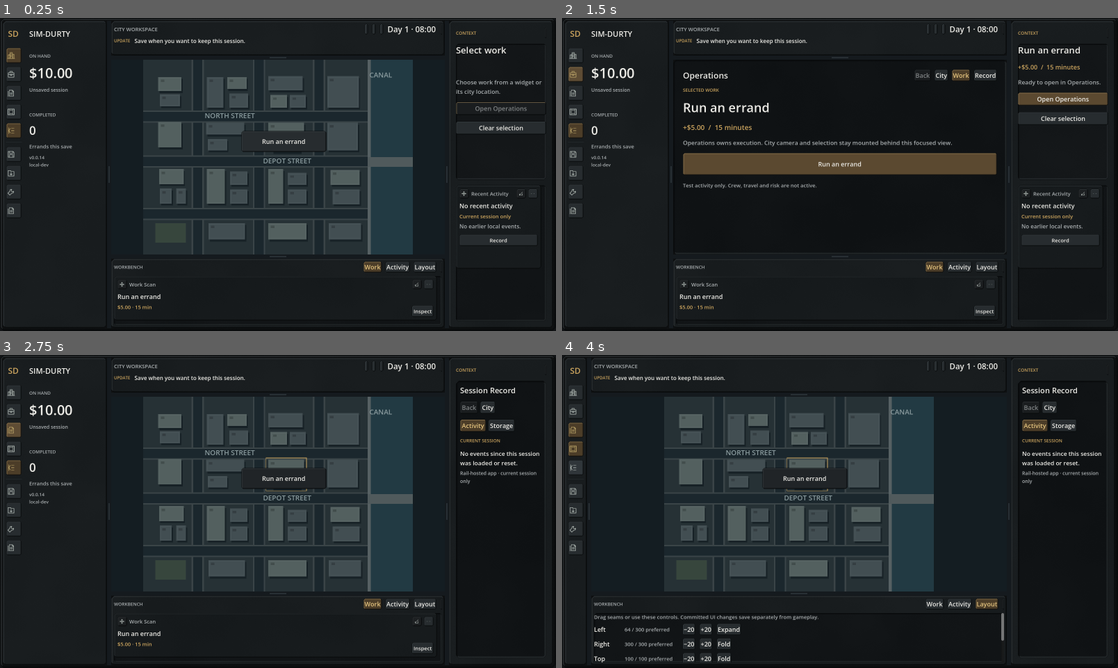
Above: before the commit, frames 1-4 (two rows, left to right).
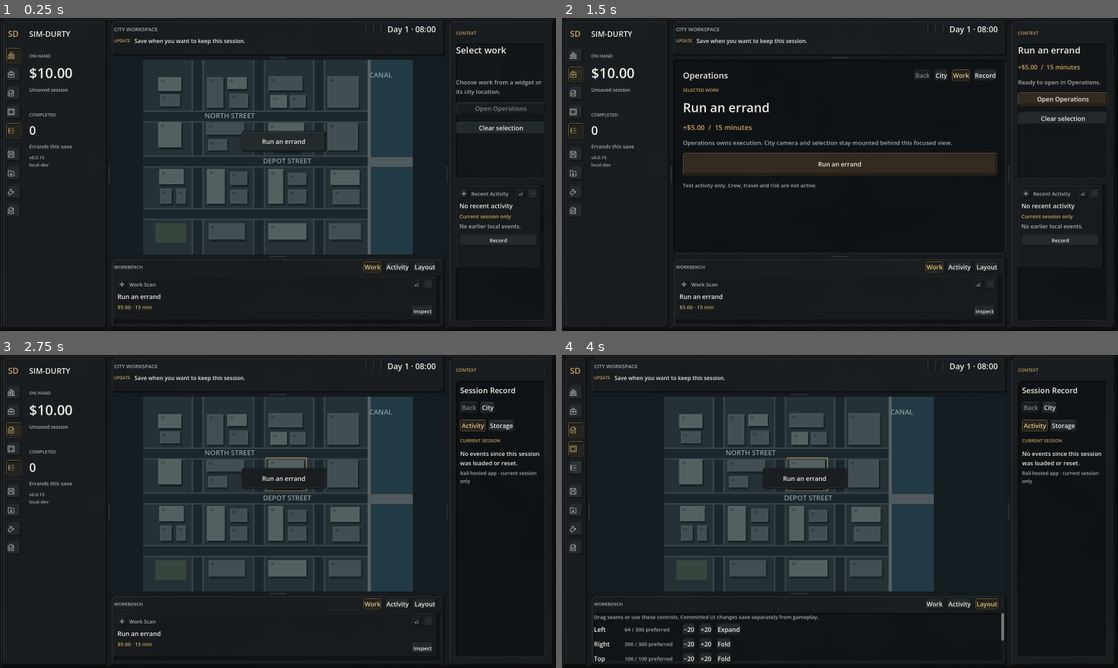
Above: after the commit, the same moments.

Repository: hobokingyt-sketch/SIM-DURTY
Game: Godot game, scene res://game/app/main.tscn
Same seed, same stepped clock (60 frames per second), same inputs: the game is played once before the commit and once after it.
Inputs (mouse positions are in pixels of both pictures, inside the frame that each line leads up to):
- Up to frame 1 (0.25 s): no input
- Up to frame 2 (1.5 s): click (573, 55) at 0.52 s; click (573, 74) at 1.25 s
- Up to frame 3 (2.75 s): click (11, 430) at 2.02 s
- Up to frame 4 (4 s): click (573, 448) at 2.77 s; click (573, 467) at 3.52 s

The runs differ from the first frame. In frame 1, 0.4% of the frame differs, in the area x 1-98%, y 2-93%; in frame 2, 5.1%, in the area x 1-99%, y 2-93%; in frame 3, 0.6%; in frame 4, 0.6%.

Commit message:
6D-R3: button and control craft
Deliver v0.0.15 visual refinement R3 with UI structure and control geometry locked: existing controls now use dark housings plus inset faces, normal states rise subtly, pressed/selected states seat inward, selected tabs/launcher plates keep dark faces with restrained brass structural edges, and primary actions use dark bronze faces instead of broad solid-brass fills.

Verified source c7f65fb5f87180a2b2295832baad4d1c08023c0a: Godot Health 35724643341, Skeleton Acceptance 35724643335 and Windows Preview 35724643339 passed. 695 core checks, zero failures, including every existing widget/workspace contract. Verified Windows archive SHA-256 ef689dee83d832b7278d23fa88c7c82c5fe214bfc7053b2aab3966479117d8f9.

No new UI structure, gameplay, save migration, engine upgrade, addon, Autoload or workflow. Next: R4 unified visual calibration.

Diff:
--- a/game/app/main.gd
+++ b/game/app/main.gd
@@ -78,7 +78,7 @@
 		view.show_status("Saved slot is missing. A previous save is available in the right rail.", true)
 	else:
 		view.show_status("Save when you want to keep this session.")
-	print("[SIM-DURTY] Visual R2 border craft boot OK | build=%s" % BuildInfo.build_id())
+	print("[SIM-DURTY] Visual R3 control craft boot OK | build=%s" % BuildInfo.build_id())
 	print(debug_report())
 	if not app_mode.is_empty():
 		var app_probe_script: Script = load("res://game/devtools/app_probe.gd") as Script
@@ -189,7 +189,7 @@
 	var state: Dictionary = session.snapshot()
 	var spine: Dictionary = session.spine_snapshot()
 	return DebugReport.compose({
-		"milestone": "6D-R2 Border and shape craft", "save_schema": SkeletonSave.SCHEMA_VERSION,
+		"milestone": "6D-R3 Button and control craft", "save_schema": SkeletonSave.SCHEMA_VERSION,
 		"simulation_seed": spine["rng"]["seed"], "simulation_tick": spine["tick"],
 		"clock_mode": "command-driven; one tick = one minute",
 		"next_command": spine["next_command"], "next_event_id": spine["next_id"],
--- a/game/ui/os/os_tokens.gd
+++ b/game/ui/os/os_tokens.gd
@@ -47,17 +47,21 @@
 		"accent_light": ACCENT.lightened(0.16),
 		"accent_text": Color("e4c47f"),
 		"well": WELL,
-		"raised": RAISED,
-		"raised_hover": RAISED_HOVER,
-		"raised_pressed": RAISED_PRESSED,
 		"disabled": DISABLED,
-		"selected": ACCENT_RECESS.darkened(0.16),
-		"selected_hover": ACCENT_RECESS.lightened(0.02),
-		"primary": ACCENT_RECESS,
-		"primary_hover": ACCENT_RECESS.lightened(0.08),
-		"primary_pressed": ACCENT_RECESS.darkened(0.13),
-		"handle": WELL.lightened(0.035),
-		"handle_hover": RAISED,
+		"control_housing": Color("121517"),
+		"control_face": Color("24292c"),
+		"control_face_hover": Color("2b3134"),
+		"control_face_pressed": Color("1a1e20"),
+		"disabled_face": Color("191c1e"),
+		"selected_face": Color("25231e"),
+		"selected_face_hover": Color("2d2921"),
+		"primary_face": Color("332b20"),
+		"primary_face_hover": Color("3b3123"),
+		"primary_face_pressed": Color("241f19"),
+		"handle_face": Color("181c1e"),
+		"handle_face_hover": Color("22272a"),
+		"fold_face": Color("15191b"),
+		"fold_face_hover": Color("202529"),
 	}
 
 
--- /dev/null
+++ b/game/ui/theme/os_control_surface.gd
@@ -0,0 +1,222 @@
+class_name OsControlSurface
+extends RefCounted
+
+const TEXTURE_SIZE: int = 44
+
+
+static func style(
+	role: String,
+	state: String,
+	palette: Dictionary,
+	padding: int
+) -> StyleBoxTexture:
+	var definition: Dictionary = spec(role)
+	var style: StyleBoxTexture = StyleBoxTexture.new()
+	style.texture = _texture(role, state, palette)
+	var patch: float = float(definition["patch"])
+	for side: int in [SIDE_LEFT, SIDE_TOP, SIDE_RIGHT, SIDE_BOTTOM]:
+		style.set_texture_margin(side, patch)
+		style.set_content_margin(side, float(padding))
+	style.draw_center = true
+	return style
+
+
+static func focus_style(role: String, palette: Dictionary) -> StyleBoxTexture:
+	var image: Image = Image.create(TEXTURE_SIZE, TEXTURE_SIZE, false, Image.FORMAT_RGBA8)
+	image.fill(Color(0, 0, 0, 0))
+	var definition: Dictionary = spec(role)
+	var chamfer: int = int(definition["chamfer"])
+	for y: int in range(TEXTURE_SIZE):
+		for x: int in range(TEXTURE_SIZE):
+			var point: Vector2i = Vector2i(x, y)
+			if not _inside(point, 0, chamfer):
+				continue
+			if _inside(point, 2, maxi(1, chamfer - 2)):
+				continue
+			var edge: Color = palette["accent"]
+			if _bottom_right_side(point, 0):
+				edge = palette["accent_dark"]
+			elif _top_left_side(point, 0):
+				edge = palette["accent_light"]
+			image.set_pixel(x, y, edge)
+	var style: StyleBoxTexture = StyleBoxTexture.new()
+	style.texture = ImageTexture.create_from_image(image)
+	var patch: float = float(definition["patch"])
+	for side: int in [SIDE_LEFT, SIDE_TOP, SIDE_RIGHT, SIDE_BOTTOM]:
+		style.set_texture_margin(side, patch)
+		style.set_content_margin(side, 0.0)
+	style.draw_center = true
+	return style
+
+
+static func spec(role: String) -> Dictionary:
+	match role:
+		OsControls.ROLE_PRIMARY:
+			return {"chamfer": 4, "face_inset": 4, "face_bevel": 2, "patch": 8}
+		OsControls.ROLE_LAUNCHER:
+			return {"chamfer": 4, "face_inset": 4, "face_bevel": 2, "patch": 8}
+		OsControls.ROLE_TAB:
+			return {"chamfer": 4, "face_inset": 3, "face_bevel": 2, "patch": 7}
+		OsControls.ROLE_NAV:
+			return {"chamfer": 4, "face_inset": 3, "face_bevel": 2, "patch": 7}
+		OsControls.ROLE_HANDLE, OsControls.ROLE_COMPACT:
+			return {"chamfer": 3, "face_inset": 3, "face_bevel": 1, "patch": 6}
+		OsControls.ROLE_FOLD:
+			return {"chamfer": 3, "face_inset": 3, "face_bevel": 1, "patch": 6}
+	return {"chamfer": 4, "face_inset": 3, "face_bevel": 2, "patch": 7}
+
+
+static func contract() -> Dictionary:
+	var result: Dictionary = {}
+	for role: String in [
+		OsControls.ROLE_STANDARD,
+		OsControls.ROLE_PRIMARY,
+		OsControls.ROLE_TAB,
+		OsControls.ROLE_LAUNCHER,
+		OsControls.ROLE_NAV,
+		OsControls.ROLE_COMPACT,
+		OsControls.ROLE_HANDLE,
+		OsControls.ROLE_FOLD,
+	]:
+		result[role] = spec(role)
+	return result
+
+
+static func _texture(role: String, state: String, palette: Dictionary) -> Texture2D:
+	var image: Image = Image.create(TEXTURE_SIZE, TEXTURE_SIZE, false, Image.FORMAT_RGBA8)
+	image.fill(Color(0, 0, 0, 0))
+	var definition: Dictionary = spec(role)
+	var chamfer: int = int(definition["chamfer"])
+	var face_inset: int = int(definition["face_inset"])
+	var face_bevel: int = int(definition["face_bevel"])
+	var face_chamfer: int = maxi(1, chamfer - 1)
+	var accent_edge: bool = _uses_accent_edge(role, state)
+	var pressed: bool = state in ["pressed", "hover_pressed"]
+	var disabled: bool = state == "disabled"
+	var housing: Color = palette["control_housing"]
+	var structure: Color = palette["accent_dark"] if accent_edge else palette["middle"]
+	var structure_high: Color = palette["accent"] if accent_edge else palette["highlight"]
+	var face: Color = _face_color(role, state, palette)
+
+	if disabled:
+		housing = palette["disabled"].darkened(0.08)
+		structure = palette["middle"].darkened(0.18)
+
+	for y: int in range(TEXTURE_SIZE):
+		for x: int in range(TEXTURE_SIZE):
+			var point: Vector2i = Vector2i(x, y)
+			if not _inside(point, 0, chamfer):
+				continue
+
+			var color: Color = housing
+			if not _inside(point, 1, maxi(1, chamfer - 1)):
+				color = palette["shadow"]
+			elif not _inside(point, 2, maxi(1, chamfer - 2)):
+				if _top_left_side(point, 1):
+					color = structure_high
+				elif _bottom_right_side(point, 1):
+					color = structure.darkened(0.16)
+				else:
+					color = structure
+			elif _inside(point, face_inset, face_chamfer):
+				color = face
+				if not _inside(point, face_inset + face_bevel, maxi(1, face_chamfer - face_bevel)):
+					color = _face_bevel(point, face_inset, face, palette, pressed)
+
+			image.set_pixel(x, y, color)
+
+	return ImageTexture.create_from_image(image)
+
+
+static func _face_color(role: String, state: String, palette: Dictionary) -> Color:
+	if state == "disabled":
+		return palette["disabled_face"]
+
+	var pressed: bool = state in ["pressed", "hover_pressed"]
+	var hovered: bool = state in ["hover", "hover_pressed"]
+
+	if role == OsControls.ROLE_PRIMARY:
+		if pressed:
+			return palette["primary_face_pressed"]
+		return palette["primary_face_hover"] if hovered else palette["primary_face"]
+
+	if role in [OsControls.ROLE_TAB, OsControls.ROLE_LAUNCHER] and pressed:
+		return palette["selected_face_hover"] if hovered else palette["selected_face"]
+
+	if role == OsControls.ROLE_HANDLE:
+		if pressed:
+			return palette["control_face_pressed"]
+		return palette["handle_face_hover"] if hovered else palette["handle_face"]
+
+	if role == OsControls.ROLE_FOLD:
+		if pressed:
+			return palette["control_face_pressed"]
+		return palette["fold_face_hover"] if hovered else palette["fold_face"]
+
+	if pressed:
+		return palette["control_face_pressed"]
+	return palette["control_face_hover"] if hovered else palette["control_face"]
+
+
+static func _uses_accent_edge(role: String, state: String) -> bool:
+	if role == OsControls.ROLE_PRIMARY and state != "disabled":
+		return true
+	return role in [OsControls.ROLE_TAB, OsControls.ROLE_LAUNCHER] and state in ["pressed", "hover_pressed"]
+
+
+static func _face_bevel(
+	point: Vector2i,
+	inset: int,
+	face: Color,
+	palette: Dictionary,
+	pressed: bool
+) -> Color:
+	var high: Color = face.lerp(palette["highlight"], 0.24)
+	var low: Color = face.lerp(palette["shadow"], 0.46)
+	var top_left: bool = _top_left_side(point, inset)
+	var bottom_right: bool = _bottom_right_side(point, inset)
+	if pressed:
+		var swap: bool = top_left
+		top_left = bottom_right
+		bottom_right = swap
+	if top_left:
+		return high
+	if bottom_right:
+		return low
+	return face
+
+
+static func _inside(point: Vector2i, inset: int, chamfer: int) -> bool:
+	var low: int = inset
+	var high: int = TEXTURE_SIZE - 1 - inset
+	if point.x < low or point.y < low or point.x > high or point.y > high:
+		return false
+	var left: int = point.x - low
+	var right: int = high - point.x
+	var top: int = point.y - low
+	var bottom: int = high - point.y
+	if left < chamfer and top < chamfer and left + top < chamfer:
+		return false
+	if right < chamfer and top < chamfer and right + top < chamfer:
+		return false
+	if left < chamfer and bottom < chamfer and left + bottom < chamfer:
+		return false
+	if right < chamfer and bottom < chamfer and right + bottom < chamfer:
+		return false
+	return true
+
+
+static func _top_left_side(point: Vector2i, inset: int) -> bool:
+	var low: int = inset
+	var high: int = TEXTURE_SIZE - 1 - inset
+	var near_top_left: int = mini(point.y - low, point.x - low)
+	var near_bottom_right: int = mini(high - point.y, high - point.x)
+	return near_top_left < near_bottom_right
+
+
+static func _bottom_right_side(point: Vector2i, inset: int) -> bool:
+	var low: int = inset
+	var high: int = TEXTURE_SIZE - 1 - inset
+	var near_top_left: int = mini(point.y - low, point.x - low)
+	var near_bottom_right: int = mini(high - point.y, high - point.x)
+	return near_bottom_right < near_top_left
--- a/game/ui/theme/os_controls.gd
+++ b/game/ui/theme/os_controls.gd
@@ -52,19 +52,12 @@
 
 
 static func style_for(role: String, state: String, palette: Dictionary, padding_override: int = -1) -> StyleBoxTexture:
-	var fill: Color = _fill(role, state, palette)
-	var edge_palette: Dictionary = _edge_palette(role, state, palette)
 	var padding: int = padding_override if padding_override >= 0 else int(_metrics(role)["padding"])
-	return OsFrames.frame_style(OsFrames.ROLE_CONTROL, fill, padding, edge_palette)
+	return OsControlSurface.style(role, state, palette, padding)
 
 
 static func focus_style(role: String, palette: Dictionary) -> StyleBoxTexture:
-	var focus_palette: Dictionary = {
-		"shadow": palette["accent_dark"],
-		"middle": palette["accent"],
-		"highlight": palette["accent_light"],
-	}
-	return OsFrames.frame_style(OsFrames.ROLE_CONTROL, Color(0, 0, 0, 0), 0, focus_palette)
+	return OsControlSurface.focus_style(role, palette)
 
 
 static func set_selected(button: Button, selected: bool) -> void:
@@ -107,42 +100,3 @@
 		ROLE_FOLD:
 			return {"height": 30, "padding": 3}
 	return {"height": 38, "padding": 3}
-
-
-static func _fill(role: String, state: String, palette: Dictionary) -> Color:
-	if state == "disabled":
-		return palette["disabled"]
-	var selected_state: bool = state in ["pressed", "hover_pressed"]
-	if role == ROLE_PRIMARY:
-		if selected_state:
-			return palette["primary_pressed"]
-		return palette["primary_hover"] if state == "hover" else palette["primary"]
-	if role in [ROLE_TAB, ROLE_LAUNCHER]:
-		if selected_state:
-			return palette["selected_hover"] if state == "hover_pressed" else palette["selected"]
-		return palette["raised_hover"] if state == "hover" else palette["raised"]
-	if role == ROLE_HANDLE:
-		if selected_state:
-			return palette["raised_pressed"]
-		return palette["handle_hover"] if state == "hover" else palette["handle"]
-	if role == ROLE_FOLD:
-		if selected_state:
-			return palette["raised_pressed"]
-		return palette["well"].lightened(0.06) if state == "hover" else palette["well"]
-	if selected_state:
-		return palette["raised_pressed"]
-	return palette["raised_hover"] if state == "hover" else palette["raised"]
-
-
-static func _edge_palette(role: String, state: String, palette: Dictionary) -> Dictionary:
-	if role == ROLE_PRIMARY or (role in [ROLE_TAB, ROLE_LAUNCHER] and state in ["pressed", "hover_pressed"]):
-		return {
-			"shadow": palette["shadow"],
-			"middle": palette["accent_dark"],
-			"highlight": palette["accent_light"],
-		}
-	return {
-		"shadow": palette["shadow"],
-		"middle": palette["middle"],
-		"highlight": palette["highlight"],
-	}
--- a/project.godot
+++ b/project.godot
@@ -3,7 +3,7 @@
 
 [application]
 config/name="SIM-DURTY"
-config/version="0.0.14"
+config/version="0.0.15"
 config/features=PackedStringArray("4.7", "GL Compatibility")
 run/main_scene="res://game/app/main.tscn"
 
--- /dev/null
+++ b/tests/control_craft_tests.gd
@@ -0,0 +1,116 @@
+extends RefCounted
+
+const MAIN: PackedScene = preload("res://game/app/main.tscn")
+const SLOT: String = "user://_tests_control_craft/slot.json"
+var failures: int = 0
+var checks: int = 0
+
+
+func run(tree: SceneTree) -> int:
+	_test_surface_contract()
+	_test_material_economy()
+	await _test_live_control_craft(tree)
+	print("[control-craft-tests] %d checks, %d failures" % [checks, failures])
+	return failures
+
+
+func _test_surface_contract() -> void:
+	var contract: Dictionary = OsControlSurface.contract()
+	_check(contract.size() == 8, "control surface kit covers every existing control role")
+	_check(int(contract[OsControls.ROLE_PRIMARY]["face_inset"]) == 4, "primary action has a distinct inset face")
+	_check(int(contract[OsControls.ROLE_LAUNCHER]["face_inset"]) == 4, "launcher plate has a distinct inset face")
+	_check(int(contract[OsControls.ROLE_TAB]["face_inset"]) == 3, "tab face stays shallower than launcher/primary housing")
+	_check(int(contract[OsControls.ROLE_HANDLE]["chamfer"]) == 3, "small widget controls keep the compact shape family")
+	for role: String in contract:
+		_check(int(contract[role]["patch"]) > int(contract[role]["chamfer"]), role + " preserves control corner geometry when stretched")
+
+
+func _test_material_economy() -> void:
+	var palette: Dictionary = OsTokens.control_palette()
+	var selected_tab: Image = OsControls.style_for(OsControls.ROLE_TAB, "pressed", palette).texture.get_image()
+	var primary: Image = OsControls.style_for(OsControls.ROLE_PRIMARY, "normal", palette).texture.get_image()
+	var launcher: Image = OsControls.style_for(OsControls.ROLE_LAUNCHER, "pressed", palette).texture.get_image()
+	var center: Vector2i = Vector2i(selected_tab.get_width() / 2, selected_tab.get_height() / 2)
+	_check(selected_tab.get_pixelv(center).get_luminance() < palette["accent"].get_luminance() * 0.55, "selected tab face remains dark while brass defines engagement")
+	_check(primary.get_pixelv(center).get_luminance() < palette["accent"].get_luminance() * 0.6, "primary face remains dark bronze instead of solid brass")
+	_check(launcher.get_pixelv(center).get_luminance() < palette["accent"].get_luminance() * 0.55, "active launcher face remains dark")
+	_check(_has_accent_edge(selected_tab, palette["accent"]), "selected tab exposes a brass structural edge")
+	_check(_has_accent_edge(primary, palette["accent"]), "primary action exposes a brass structural edge")
+	var normal: Image = OsControls.style_for(OsControls.ROLE_STANDARD, "normal", palette).texture.get_image()
+	var pressed: Image = OsControls.style_for(OsControls.ROLE_STANDARD, "pressed", palette).texture.get_image()
+	_check(_edge_top(normal) > _edge_bottom(normal), "normal face bevel is raised")
+	_check(_edge_top(pressed) < _edge_bottom(pressed), "pressed face bevel is recessed")
+
+
+func _test_live_control_craft(tree: SceneTree) -> void:
+	_cleanup()
+	var old_size: Vector2i = tree.root.size
+	tree.root.size = Vector2i(2560, 1440)
+	var app: Control = MAIN.instantiate() as Control
+	app.set("save_path", SLOT)
+	app.set("auto_load", false)
+	tree.root.add_child(app)
+	await _frames(tree)
+	var view: SkeletonView = app.get("view") as SkeletonView
+	var session: SkeletonSession = app.get("session") as SkeletonSession
+	var gameplay_before: Dictionary = session.checkpoint()
+	var workspace_before: Dictionary = view.workspace.model.snapshot()
+	var widgets_before: Dictionary = view.widget_workspace.snapshot()
+
+	_check(view.city_button.button_pressed, "City starts mechanically engaged at root")
+	view.city.marker.pressed.emit()
+	view.open_operations_button.pressed.emit()
+	await _frames(tree)
+	_check(view.operations_button.button_pressed, "Operations launcher becomes engaged without changing launcher geometry")
+	_check(view.operations_work_tab.button_pressed, "active Operations tab uses the seated control state")
+	_check(OsControls.role_of(view.work_button) == OsControls.ROLE_PRIMARY, "execution action remains the existing primary control")
+	var work_widget: WidgetView = view.widget_workspace.widgets["work_scan"]
+	_check(OsControls.role_of(work_widget.drag_handle) == OsControls.ROLE_HANDLE, "move handle keeps the authored handle role")
+	_check(OsControls.role_of(work_widget.menu_button) == OsControls.ROLE_COMPACT, "widget menu keeps compact control construction")
+	_check(view.workspace.model.snapshot() == workspace_before, "control craft does not change workspace geometry/preferences")
+	_check(view.widget_workspace.snapshot() == widgets_before, "control craft does not change widget form/placement")
+	_check(session.checkpoint() == gameplay_before, "control craft remains presentation-only")
+
+	app.queue_free()
+	await _frames(tree)
+	tree.root.size = old_size
+	_cleanup()
+
+
+func _has_accent_edge(image: Image, accent: Color) -> bool:
+	var count: int = 0
+	for y: int in range(image.get_height()):
+		for x: int in range(image.get_width()):
+			var color: Color = image.get_pixel(x, y)
+			if absf(color.r - accent.r) < 0.08 and absf(color.g - accent.g) < 0.08 and absf(color.b - accent.b) < 0.08:
+				count += 1
+	return count >= 8
+
+
+func _edge_top(image: Image) -> float:
+	return image.get_pixel(image.get_width() / 2, 4).get_luminance()
+
+
+func _edge_bottom(image: Image) -> float:
+	return image.get_pixel(image.get_width() / 2, image.get_height() - 5).get_luminance()
+
+
+func _frames(tree: SceneTree) -> void:
+	for index: int in range(4):
+		await tree.process_frame
+
+
+func _cleanup() -> void:
+	for path: String in [SLOT, WorkspacePreferences.path_for_slot(SLOT), WidgetWorkspace.profile_path(SLOT)]:
+		for suffix: String in ["", ".tmp", ".bak"]:
+			if FileAccess.file_exists(path + suffix):
+				DirAccess.remove_absolute(ProjectSettings.globalize_path(path + suffix))
+
+
+func _check(condition: bool, label: String) -> void:
+	checks += 1
+	if condition:
+		print("[control-craft-tests] PASS: " + label)
+	else:
+		failures += 1
+		push_error("[control-craft-tests] FAIL: " + label)
--- a/tests/control_tests.gd
+++ b/tests/control_tests.gd
@@ -32,10 +32,16 @@
 			_check(style.texture != null, role + " " + state + " has an engineered frame")
 	var tab_normal: Color = _center(OsControls.style_for(OsControls.ROLE_TAB, "normal", palette))
 	var tab_selected: Color = _center(OsControls.style_for(OsControls.ROLE_TAB, "pressed", palette))
-	_check(not tab_normal.is_equal_approx(tab_selected), "selected tab has a distinct seated material")
+	_check(not tab_normal.is_equal_approx(tab_selected), "selected tab has a distinct seated face")
+	_check(tab_selected.get_luminance() < OsTokens.ACCENT.get_luminance() * 0.55, "selected tab keeps brass on the edge instead of filling the whole face")
 	var primary_normal: Color = _center(OsControls.style_for(OsControls.ROLE_PRIMARY, "normal", palette))
 	var standard_normal: Color = _center(OsControls.style_for(OsControls.ROLE_STANDARD, "normal", palette))
-	_check(not primary_normal.is_equal_approx(standard_normal), "primary action is materially distinct from ordinary controls")
+	_check(not primary_normal.is_equal_approx(standard_normal), "primary action uses a distinct dark bronze face")
+	_check(primary_normal.get_luminance() < OsTokens.ACCENT.get_luminance() * 0.6, "primary action uses brass economically rather than as a solid fill")
+	var pressed: StyleBoxTexture = OsControls.style_for(OsControls.ROLE_STANDARD, "pressed", palette)
+	var normal: StyleBoxTexture = OsControls.style_for(OsControls.ROLE_STANDARD, "normal", palette)
+	_check(_top_face(normal).get_luminance() > _bottom_face(normal).get_luminance(), "normal control face is subtly raised")
+	_check(_top_face(pressed).get_luminance() < _bottom_face(pressed).get_luminance(), "pressed control face seats inward")
 	var focus: StyleBoxTexture = OsControls.focus_style(OsControls.ROLE_STANDARD, palette)
 	_check(_center(focus).a < 0.05, "focus treatment is an outline rather than a filled glow")
 
@@ -91,6 +97,18 @@
 	return image.get_pixel(image.get_width() / 2, image.get_height() / 2)
 
 
+func _top_face(style: StyleBoxTexture) -> Color:
+	var image: Image = style.texture.get_image()
+	var center_x: int = image.get_width() / 2
+	return image.get_pixel(center_x, 4)
+
+
+func _bottom_face(style: StyleBoxTexture) -> Color:
+	var image: Image = style.texture.get_image()
+	var center_x: int = image.get_width() / 2
+	return image.get_pixel(center_x, image.get_height() - 5)
+
+
 func _cleanup() -> void:
 	for suffix: String in ["", ".tmp", ".bak"]:
 		if FileAccess.file_exists(SLOT + suffix):
--- a/tests/runner.gd
+++ b/tests/runner.gd
@@ -15,6 +15,7 @@
 const ControlTests = preload("res://tests/control_tests.gd")
 const DepthTests = preload("res://tests/depth_tests.gd")
 const BorderCraftTests = preload("res://tests/border_craft_tests.gd")
+const ControlCraftTests = preload("res://tests/control_craft_tests.gd")
 var failures: int = 0
 
 
@@ -23,7 +24,7 @@
 
 
 func _run() -> void:
-	print("[tests] SIM-DURTY Visual Refinement R2")
+	print("[tests] SIM-DURTY Visual Refinement R3")
 	_test_runtime_health()
 	_test_build_info_contract()
 	_test_debug_report_contract()
@@ -52,6 +53,8 @@
 	failures += await depth_suite.run(self)
 	var border_suite: RefCounted = BorderCraftTests.new()
 	failures += await border_suite.run(self)
+	var control_craft_suite: RefCounted = ControlCraftTests.new()
+	failures += await control_craft_suite.run(self)
 	if failures == 0:
 		print("[tests] PASS")
 		quit(0)
Not shown, changed: docs/roadmap.md
Not shown, changed: docs/state.md
